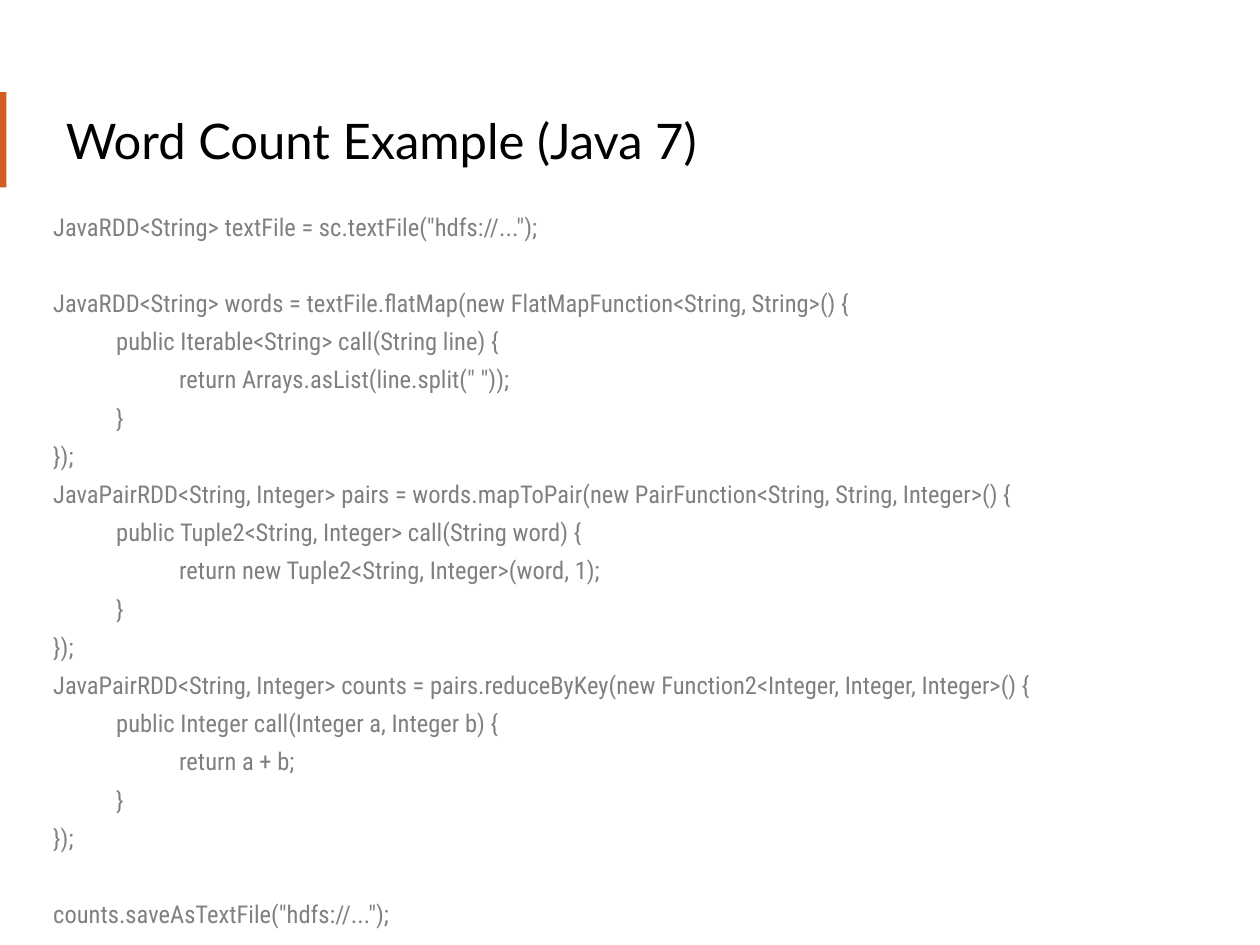
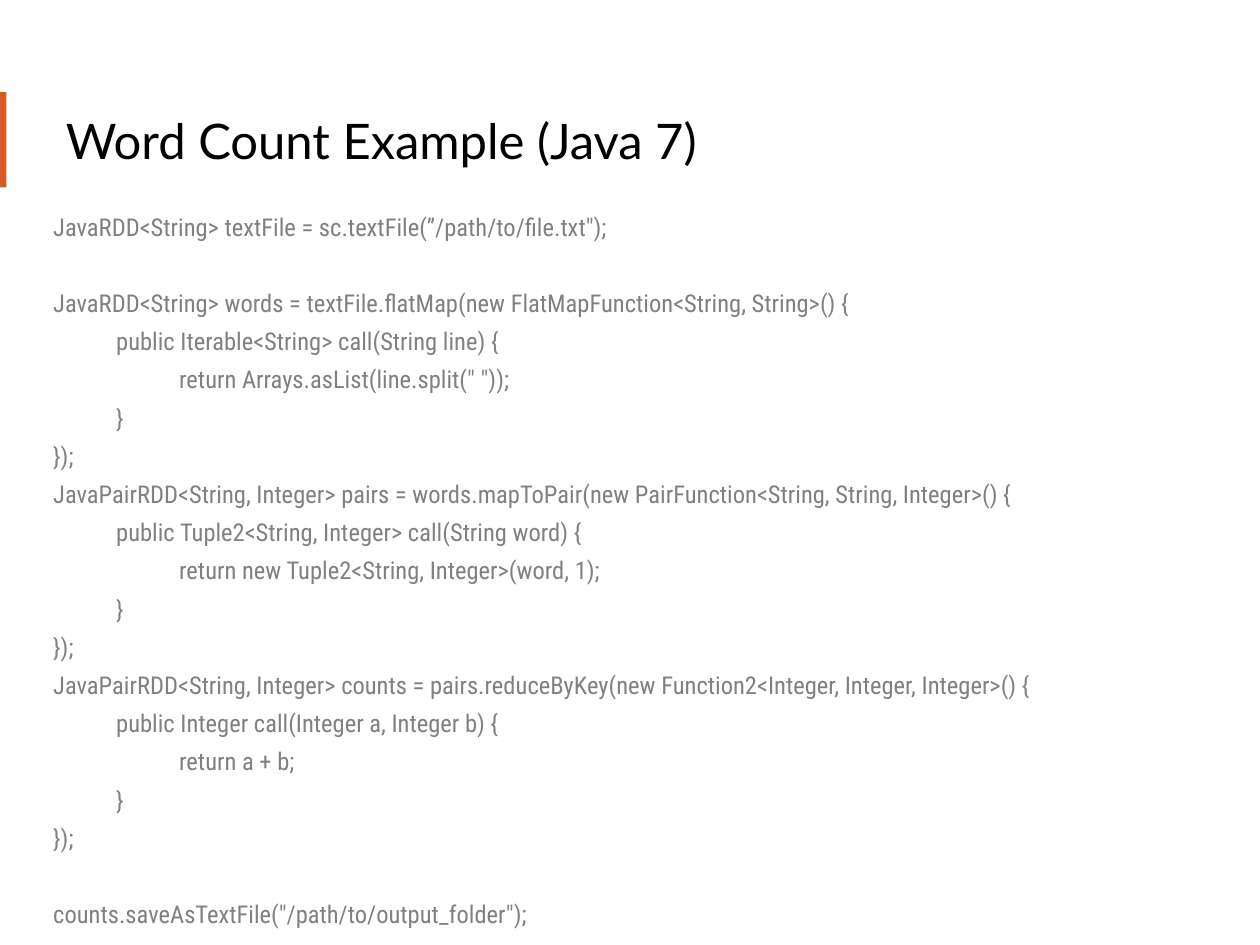
Before and after one commit to teamclairvoyant/intro-to-spark, a slide deck: slide 37 of Intro to Apache Spark Slides.pptx. Drawn at 1260x945 pixels with LibreOffice and Linux fonts; fonts in the diff are those of the drawing. Boxes give left, top, right and bottom in pixels: in the first picture for what was removed or moved away, otherwise in the second. Text is boxed around its words. In the diff, an @@ line names an element or a change of style, - is before the commit and + after.

Commit message:
Fixing spelling issues and other issues with slides after first run through

```diff
--- a/Intro to Apache Spark Slides.pptx
+++ b/Intro to Apache Spark Slides.pptx
@@ text at <box>53,217,606,241</box>: text changed @@
-JavaRDD<String> textFile = sc.textFile("hdfs://...");
+JavaRDD<String> textFile = sc.textFile(”/path/to/file.txt");
@@ text at <box>53,904,526,928</box>: text changed @@
-counts.saveAsTextFile("hdfs://...");
+counts.saveAsTextFile("/path/to/output_folder");
```
Also in this commit, not shown: 13 other slides changed.
